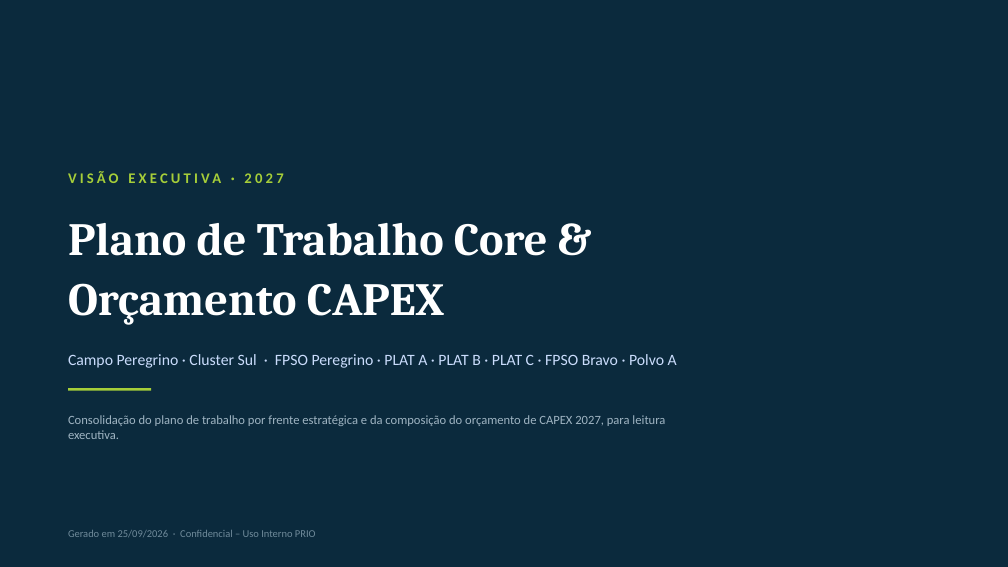
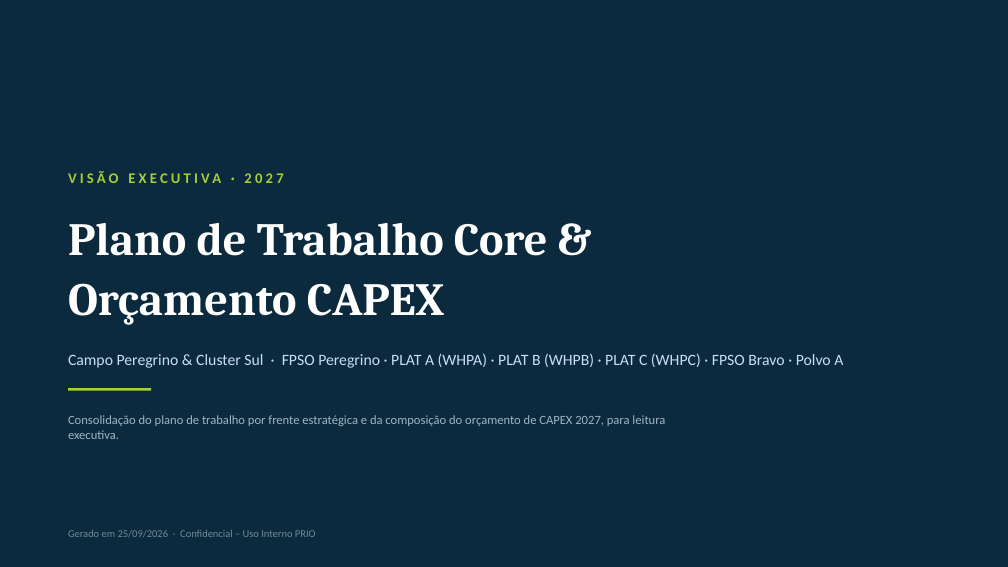
Before and after one commit to LucasRibaas/Planejamento, a slide deck: slide 1 of PRIO_Plano_Trabalho_CAPEX_2027.pptx. Drawn at 1008x567 pixels with LibreOffice and Linux fonts; fonts in the diff are those of the drawing. Boxes give left, top, right and bottom in pixels: in the first picture for what was removed or moved away, otherwise in the second. Text is boxed around its words. In the diff, an @@ line names an element or a change of style, - is before the commit and + after.

```diff
--- a/PRIO_Plano_Trabalho_CAPEX_2027.pptx
+++ b/PRIO_Plano_Trabalho_CAPEX_2027.pptx
@@ text at [68, 353, 843, 368]: text changed @@
-Campo Peregrino · Cluster Sul · FPSO Peregrino · PLAT A · PLAT B · PLAT C · FPSO Bravo · Polvo A
+Campo Peregrino & Cluster Sul · FPSO Peregrino · PLAT A (WHPA) · PLAT B (WHPB) · PLAT C (WHPC) · FPSO Bravo · Polvo A
```
Also in this commit, not shown: 1 other file.
